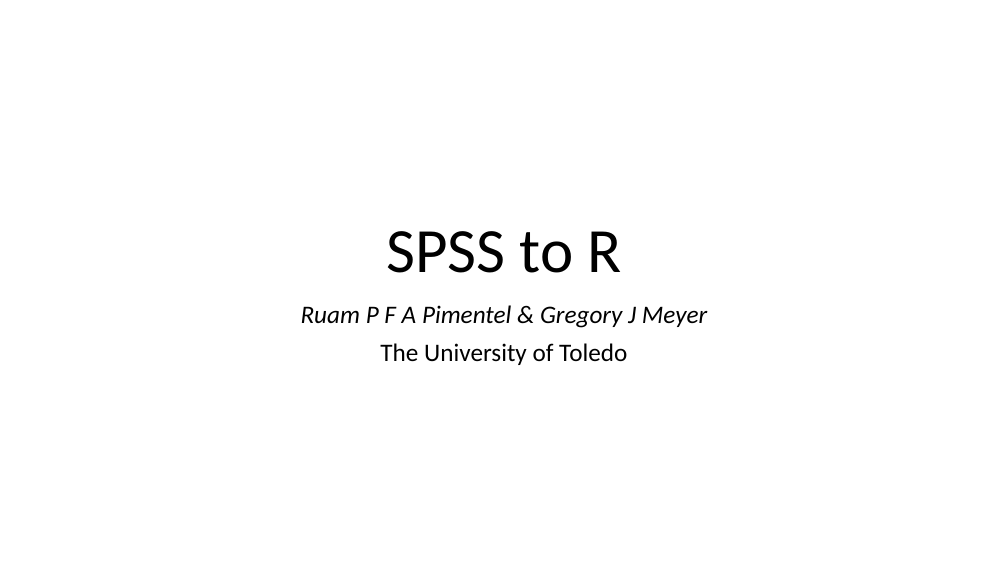
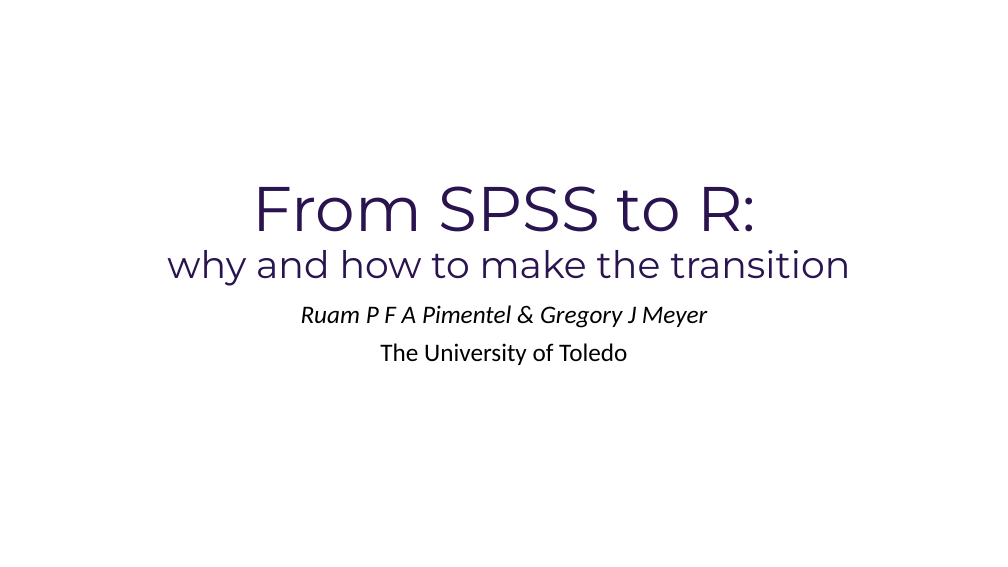
Before and after one commit to ruampimentel/SPSS_to_R, a slide deck: slide 1 of Slides - Data Cleaning.pptx. Drawn at 1008x567 pixels with LibreOffice and Linux fonts; fonts in the diff are those of the drawing. Boxes give left, top, right and bottom in pixels: in the first picture for what was removed or moved away, otherwise in the second. Text is boxed around its words. In the diff, an @@ line names an element or a change of style, - is before the commit and + after.

```diff
--- a/Slides - Data Cleaning.pptx
+++ b/Slides - Data Cleaning.pptx
@@ title at [167, 186, 850, 286]: text changed; size 60 to 36 pt; font Calibri to Montserrat; text colour #000000 to #29144F @@
-SPSS to R
+From SPSS to R:
+why and how to make the transition
```
Also in this commit, not shown: 8 other slides changed, 13 slides added, 2 slides removed, 14 other files.
